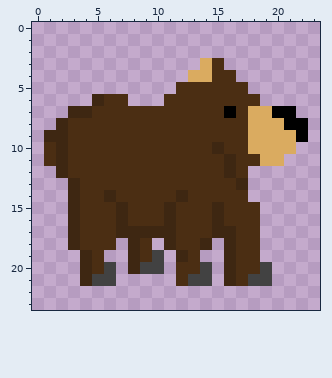
Two states of a pixel-art sprite, res/images/creature/bear/idle1.png. Above is the file before it was changed.
The file is 24x24 pixels. Colours within 5 levels of each other are drawn and written as one.
And afterwards:
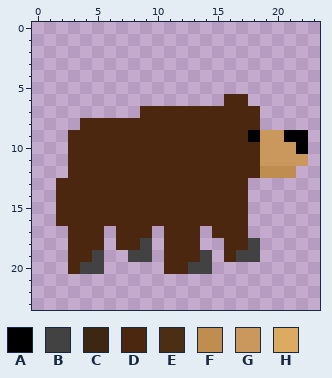
Palette (. is transparent): A #000000  B #424242  C #3e2712  D #4a270e  E #4b2e13  F #c08d51  G #ca975c  H #daab60
Changes in this commit:
@@ x 0..23 @@
  2 ........................
- 3 ..............HE........
- 4 .............HHEE.......
- 5 ............EEEEEE......
- 6 .....CEE...EEEEEEEE.....
- 7 ...CCEEEEEEEEEEEAEHHAA..
- 8 ..CEEEEEEEEEEEEEEEHHHAA.
- 9 .CCEEEEEEEEEEEEEEEHHHHA.
-10 .ECEEEEEEEEEEEECEEHHHH..
-11 .ECEEEEEEEEEEEEECEEHH...
-12 ..CEEEEEEEEEEEEECE......
-13 ...CEEEEEEEEEEEEEC......
-14 ...CEECEEEEECEEEEE......
-15 ...CEEECEEECEEECEEE.....
-16 ...CEEECEEECEEECEEE.....
-17 ...CEEECCCCCEEECCEE.....
-18 ...CEEE.CE.CEEC.CEE.....
-19 ....CE..CEB.CE..CEE.....
-20 ....CEB.CBB.EEB.CEEB....
-21 ....CBB.....EBB.CEBB....
+ 3 ........................
+ 4 ........................
+ 5 ........................
+ 6 ................DD......
+ 7 .........DDDDDDDDDD.....
+ 8 ....DDDDDDDDDDDDDDD.....
+ 9 ...DDDDDDDDDDDDDDDAGGAA.
+10 ...DDDDDDDDDDDDDDDDGGGA.
+11 ...DDDDDDDDDDDDDDDDGGGG.
+12 ...DDDDDDDDDDDDDDDDFFF..
+13 ..DDDDDDDDDDDDDDDD......
+14 ..DDDDDDDDDDDDDDDD......
+15 ..DDDDDDDDDDDDDDDD......
+16 ..DDDDDDDDDDDDDDDD......
+17 ...DDD.DDD.DDD.DDD......
+18 ...DDD.DDB.DDD..DDB.....
+19 ...DDB..BB.DDDB.DBB.....
+20 ...DBB.....DDBB.........
+21 ........................
 22 ........................
Changed places in both pictures, as pixel boxes (x1, y1, x2, y2):
changed: (44, 58, 308, 286)
